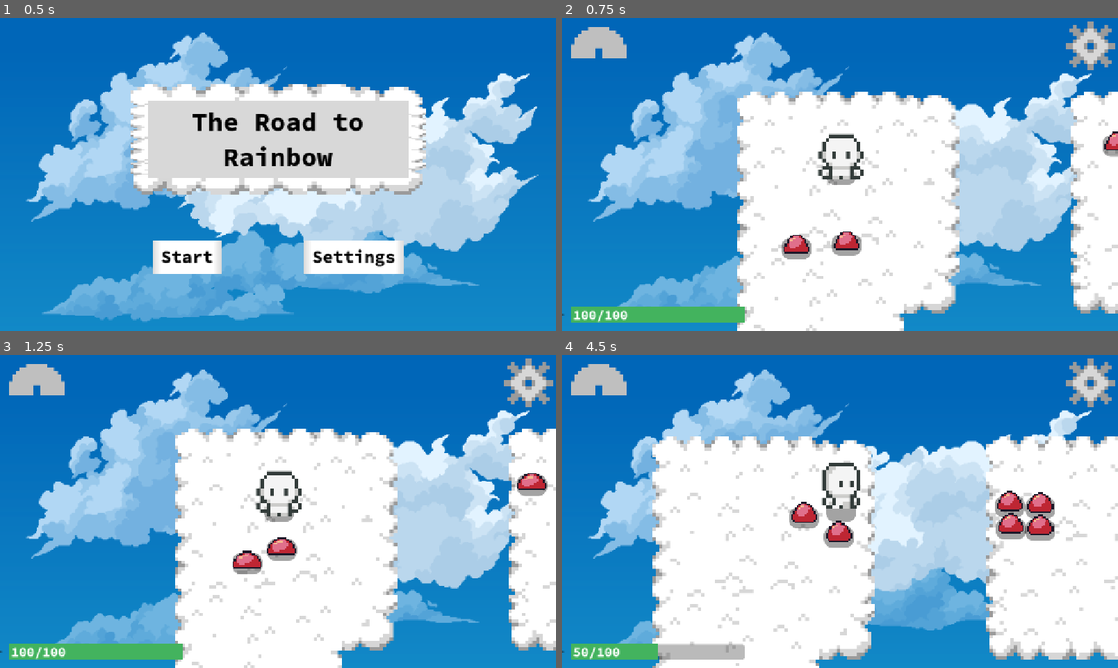
Above: before the commit, frames 1-4 (two rows, left to right).
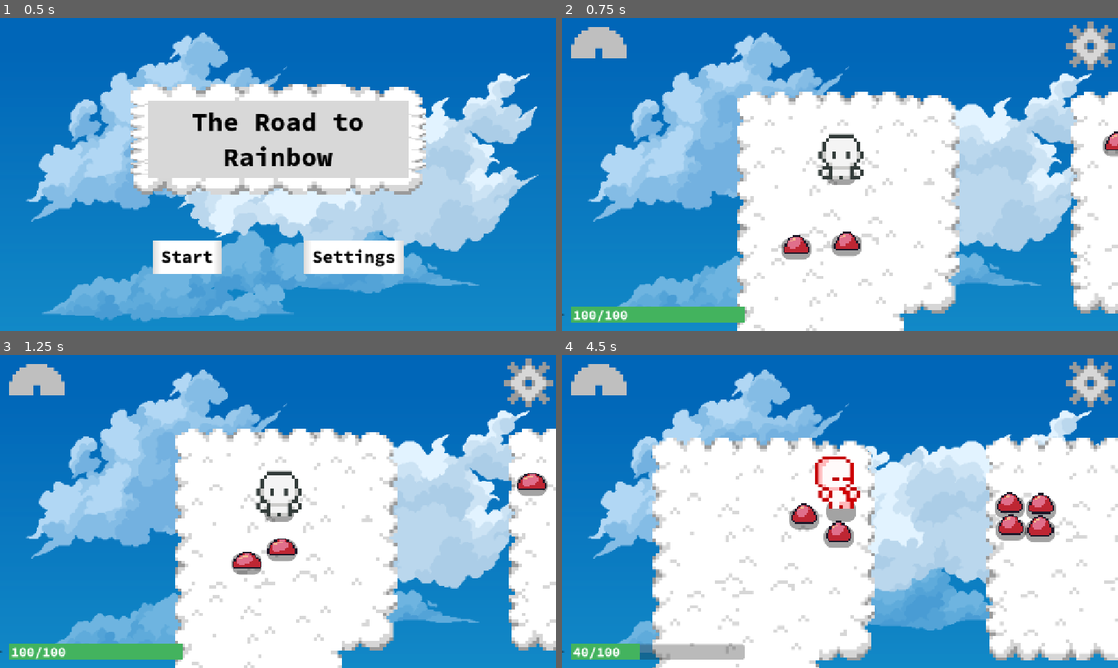
Above: after the commit, the same moments.

Repository: emkartch/the_road_to_rainbow_alt
Game: Godot game, scene res://main.tscn
The game is run twice, just before and just after one commit, with the same random seed, the same clock (stepped at 60 frames per second) and the same inputs.
Inputs:
- Up to frame 1 (0.5 s): no input
- Up to frame 2 (0.75 s): click "Start" at 0.5 s
- Up to frame 3 (1.25 s): no input
- Up to frame 4 (4.5 s): hold Right (move_right) 1.28-2.03 s; hold Shift (run) 1.28-2.03 s; tap Space (jump) at 1.52, 2.27, 3.77 s; hold Down (move_down) 2.03-2.78 s; tap F (attack) at 2.1 s; tap Shift (run) at 2.3, 3.6 s; hold Right (move_right) 2.78-3.53 s; hold Shift (run) 2.78-3.53 s; tap E (interact) at 2.85 s; hold Up (move_up) 3.53-4.28 s; hold Left (move_left) from 4.28 s (still down); hold Shift (run) from 4.28 s (still down)

Frame 1 is identical in both runs. In frame 2, 0.1% of the frame differs, in the area x 39-100%, y 36-78%; in frame 3, 0.2%; in frame 4, 3.7%, in the area x 2-100%, y 26-100%.
Error in both runs: Invalid access to property or key 'collider' on a base object of type 'KinematicCollision2D'. (res://player/states/motion/on_ground/move.gd:52)

Commit message:
Fix TileMap Level Reset

Diff:
--- a/hud.gd
+++ b/hud.gd
@@ -3,23 +3,27 @@
 # Notifies `Main` node that the button has been pressed
 signal start_game
 
-@onready var tileMap = get_node("/root/Main/Tilemap")
+@onready var main = get_node("/root/Main")
 @onready var theme = preload("res://theme/trtr_theme.tres")
 
-#var titleText = "The Road to Rainbow"
+var tileMap = null
+
 func _ready():
 	$InLevel.hide()
 	$Settings.hide()
-	tileMap.hide()
+
+func level_remove():
+	print("removed")
+	tileMap.queue_free()
+
+func level_reset():
+	tileMap = preload("res://tilemap/tilemap.tscn").instantiate()
+	main.set_tilemap(tileMap)
+	main.add_child(tileMap)
 
 func show_game_over():
 	$InLevel.hide()
-	tileMap.get_node("Clouds V1").enabled = false
-	tileMap.get_node("Clouds V2").enabled = false
-	tileMap.get_node("Clouds V3").enabled = false
-	tileMap.get_node("Clouds V4").enabled = false
-	tileMap.get_node("Levers").enabled = false
-	tileMap.get_node("Heart").enabled = false
+	level_remove()
 	show_message("Game Over")
 	# Wait until the MessageTimer has counted down.
 	await $MessageTimer.timeout
@@ -32,12 +36,7 @@
 
 func show_win():
 	$InLevel.hide()
-	tileMap.get_node("Clouds V1").enabled = false
-	tileMap.get_node("Clouds V2").enabled = false
-	tileMap.get_node("Clouds V3").enabled = false
-	tileMap.get_node("Clouds V4").enabled = false
-	tileMap.get_node("Levers").enabled = false
-	tileMap.get_node("Heart").enabled = false
+	level_remove()
 	show_message("You win!")
 
 	# Wait until the MessageTimer has counted down.
@@ -59,7 +58,10 @@
 	$TitleButtonsContainer.hide()
 	%RainbowIcon.texture = load("res://rainbow_hud/rainbow_0.png")
 	$InLevel.show()
-	tileMap.show()
+	level_reset()
+	call_deferred("level_start")
+
+func level_start():
 	start_game.emit()
 
 func _on_message_timer_timeout() -> void:
@@ -86,10 +88,6 @@
 	get_tree().paused = false
 
 func _on_check_button_toggled(toggled_on: bool) -> void:
-	# needs overridded
-	# check button
-	# health label
-	# health bar
 	if toggled_on:
 		theme.set_font_size("font_size", "Label", 80)
 		theme.set_font_size("font_size", "Button", 60)
--- a/main.gd
+++ b/main.gd
@@ -9,9 +9,9 @@
 @onready var player = get_node("/root/Main/Player")
 @onready var healthBar = get_node("/root/Main/HUD/InLevel/HealthBar")
 @onready var healthBarText = get_node("/root/Main/HUD/InLevel/HealthBar/HealthLabel")
-@onready var tileMap = get_node("/root/Main/Tilemap")
-@onready var tileMapLevers = get_node("/root/Main/Tilemap/Levers")
-@onready var tileMapHeart = get_node("/root/Main/Tilemap/Heart")
+var tileMap = null
+var tileMapLevers = null
+var tileMapHeart = null
 
 var tile_cell_size = Vector2(128,128)
 
@@ -85,6 +85,11 @@
 	Global.main_game_running = false
 	$HUD.show_game_over()
 
+func set_tilemap(map: Node2D):
+	tileMap = map
+	tileMapLevers = tileMap.get_node("Levers")
+	tileMapHeart = tileMap.get_node("Heart")
+
 func new_game() -> void:
 	player.health = Global.max_player_health
 	healthBar.value = player.health
--- a/main.tscn
+++ b/main.tscn
@@ -1,10 +1,9 @@
-[gd_scene load_steps=12 format=3 uid="uid://dmn8nkpogiwsf"]
+[gd_scene load_steps=11 format=3 uid="uid://dmn8nkpogiwsf"]
 
 [ext_resource type="PackedScene" uid="uid://i4jm6sckeneh" path="res://player/Player.tscn" id="1_1bvp3"]
 [ext_resource type="Script" uid="uid://q8chan1e2n18" path="res://main.gd" id="1_lquwl"]
 [ext_resource type="Texture2D" uid="uid://cjam6rwymbgmu" path="res://tilemap/background/background 3/orig.png" id="2_1bvp3"]
 [ext_resource type="PackedScene" uid="uid://ds8aae77ps3fc" path="res://hud.tscn" id="3_h2yge"]
-[ext_resource type="PackedScene" uid="uid://vaf8ya48h0sq" path="res://tilemap/tilemap.tscn" id="3_lquwl"]
 
 [sub_resource type="RectangleShape2D" id="RectangleShape2D_lquwl"]
 size = Vector2(548.75, 650.125)
@@ -54,8 +53,6 @@
 offset_bottom = 720.0
 texture = ExtResource("2_1bvp3")
 
-[node name="Tilemap" parent="." instance=ExtResource("3_lquwl")]
-
 [node name="Boss Area" type="Area2D" parent="."]
 
 [node name="CollisionShape2D" type="CollisionShape2D" parent="Boss Area"]
@@ -92,5 +89,4 @@
 [connection signal="health_depleted" from="Player" to="." method="_on_player_health_depleted"]
 [connection signal="start_game" from="HUD" to="." method="new_game"]
 
-[editable path="Tilemap"]
 [editable path="Player"]
